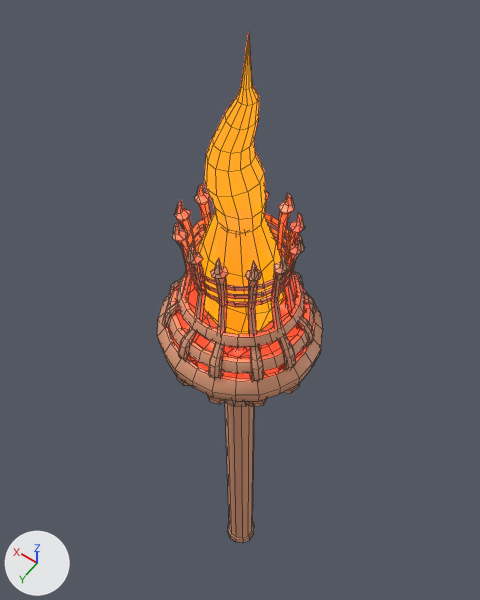
A saved change to the FBX model Topolino/Assets/Modelos/Escenario/Objetos_GoldMaster/Antorcha/antorcha.fbx.
The view is the same before and after, from a camera (50 mm lens) standing at (-0.251, 0.354, 1.211) and looking at (0.047, -0.062, 0.557). Every picture has the same lights, and +X, +Y and +Z are marked at lower left. Mesh edges are drawn as thin lines. Vertices at the same position are counted once.

Objects in the first picture: 'antorcha'.
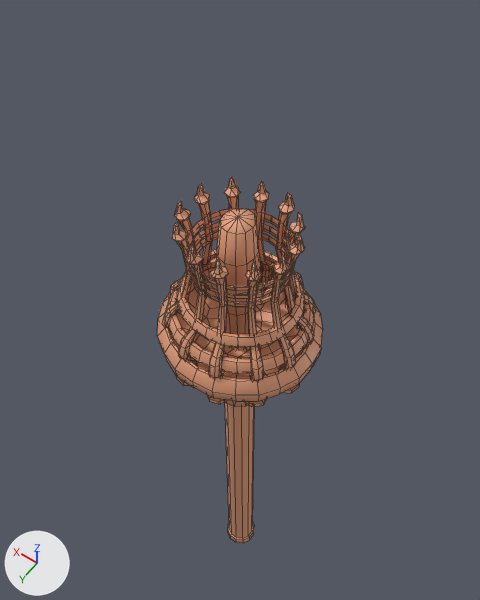
Location of each change, [x1, y1, x2, y2] in pixels of the pictures (480 x 600 px):
'antorcha', reshaped (28% shorter): before [157, 32, 323, 543]; after [157, 177, 323, 543]
part 1 of me_torch, deleted (orange): before [196, 32, 284, 334]

Edits to the bpy script that builds the scene:
```text
Change me_torch:
    where me_torch.from_pydata(...)  # 2142 vertices, 2611 faces; spans x -0.096..0.083, y -0.073..0.099, z 0.0..0.971
    used by ob_antorcha; location = (0.0, 0.0, 0.0)
    remove me_torch.materials.append(mat_m_antorchallama)  # orange #ff5100
    me_torch part 1: the loose piece of 146 vertices spanning x -0.055..0.042, y -0.031..0.056, z 0.633..0.971 is deleted
```
